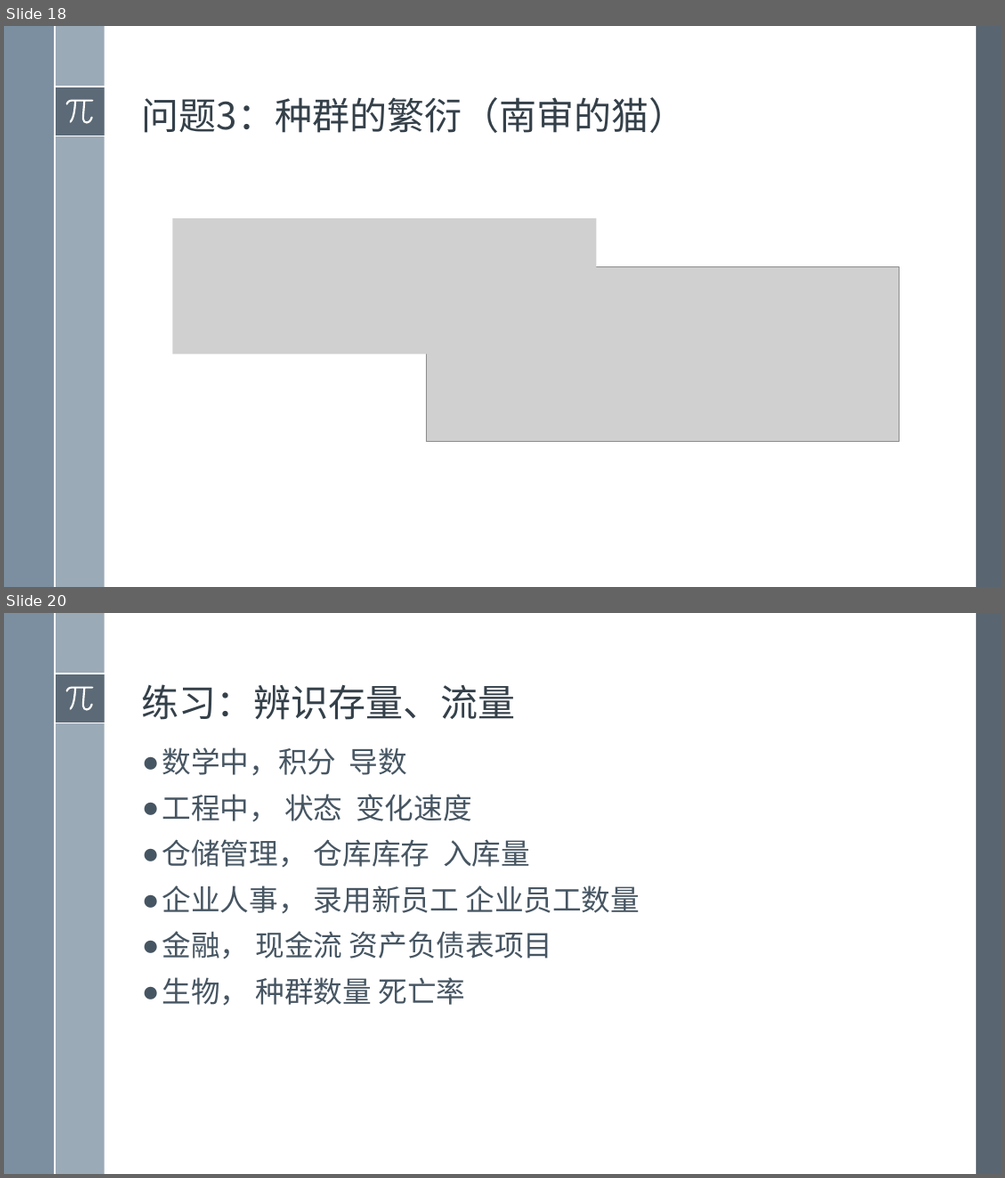
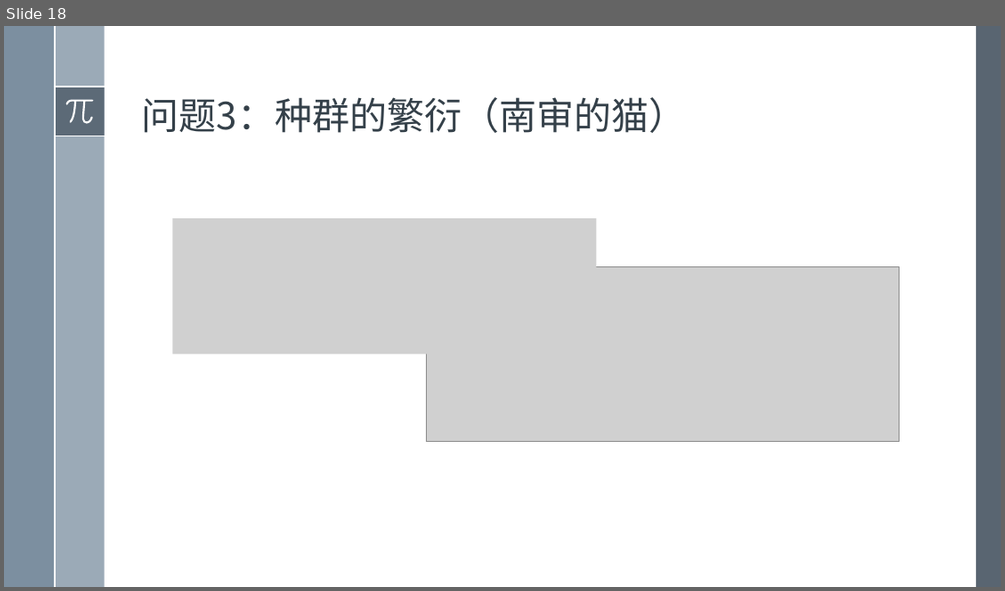
Before and after one commit to exoplanetX/SystemDynamics, a slide deck: 系统仿真-2-计算基础.pptx. Shown one above the other, each under a label of ours: slides 18 and 20 before the commit, slide 18 after it; the slides between them are not shown. The pictures are 1005x1178 and 1005x591 pixels, drawn with LibreOffice and Linux fonts; fonts in the diff are those of the drawing; grey boxes stand for pictures. Boxes give left, top, right and bottom in pixels: in the first picture for what was removed or moved away, otherwise in the second. Text is boxed around its words. In the diff, an @@ line names an element or a change of style, - is before the commit and + after.

```diff
--- a/系统仿真-2-计算基础.pptx
+++ b/系统仿真-2-计算基础.pptx
@@ slide 20 removed at (4, 613, 1001, 1174), background #FFFFFF; not listed: 8 template elements that a slide beside it also shows @@
@@ title removed at (142, 684, 516, 720) @@
-练习：辨识存量、流量
@@ text removed at (162, 747, 639, 1005) @@
-● 数学中，积分 导数
-● 工程中， 状态 变化速度
-● 仓储管理， 仓库库存 入库量
-● 企业人事， 录用新员工 企业员工数量
-● 金融， 现金流 资产负债表项目
-● 生物， 种群数量 死亡率
```
Also in this commit, not shown: 7 slides changed, 4 other slides removed.
